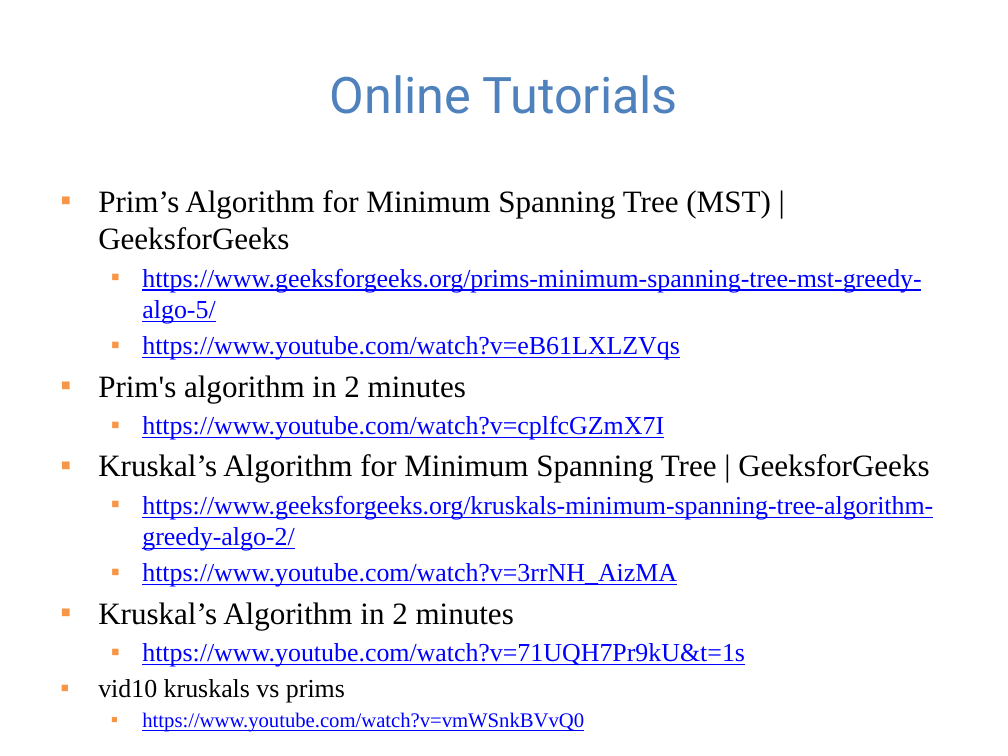
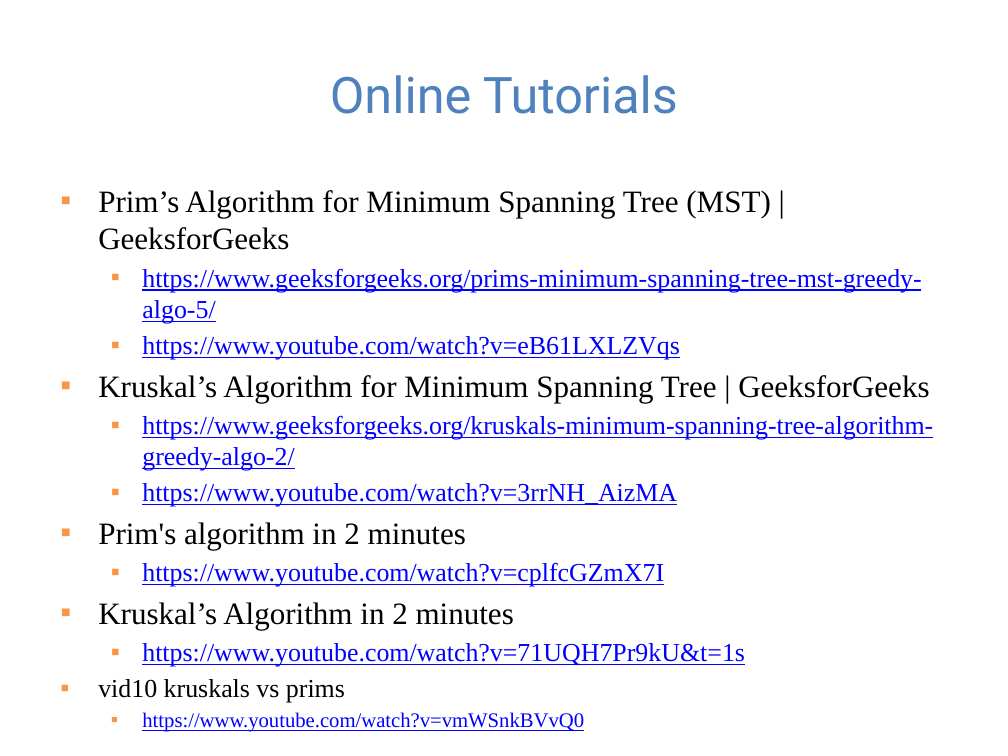
Before and after one commit to guhofstra/CSC111Fa25, a slide deck: slide 24 of PPTs/Lecture 12-minimum spanning trees.pptx. Drawn at 1008x756 pixels with LibreOffice and Linux fonts; fonts in the diff are those of the drawing. Boxes give left, top, right and bottom in pixels: in the first picture for what was removed or moved away, otherwise in the second. Text is boxed around its words. In the diff, an @@ line names an element or a change of style, - is before the commit and + after.

```diff
--- a/PPTs/Lecture 12-minimum spanning trees.pptx
+++ b/PPTs/Lecture 12-minimum spanning trees.pptx
@@ text at [98, 375, 664, 440]: paragraphs removed @@
-▪ Prim's algorithm in 2 minutes
-  ▪ https://www.youtube.com/watch?v=cplfcGZmX7I
@@ text at [98, 522, 664, 587]: paragraphs added @@
+▪ Prim's algorithm in 2 minutes
+  ▪ https://www.youtube.com/watch?v=cplfcGZmX7I
```
Also in this commit, not shown: 1 other file.
